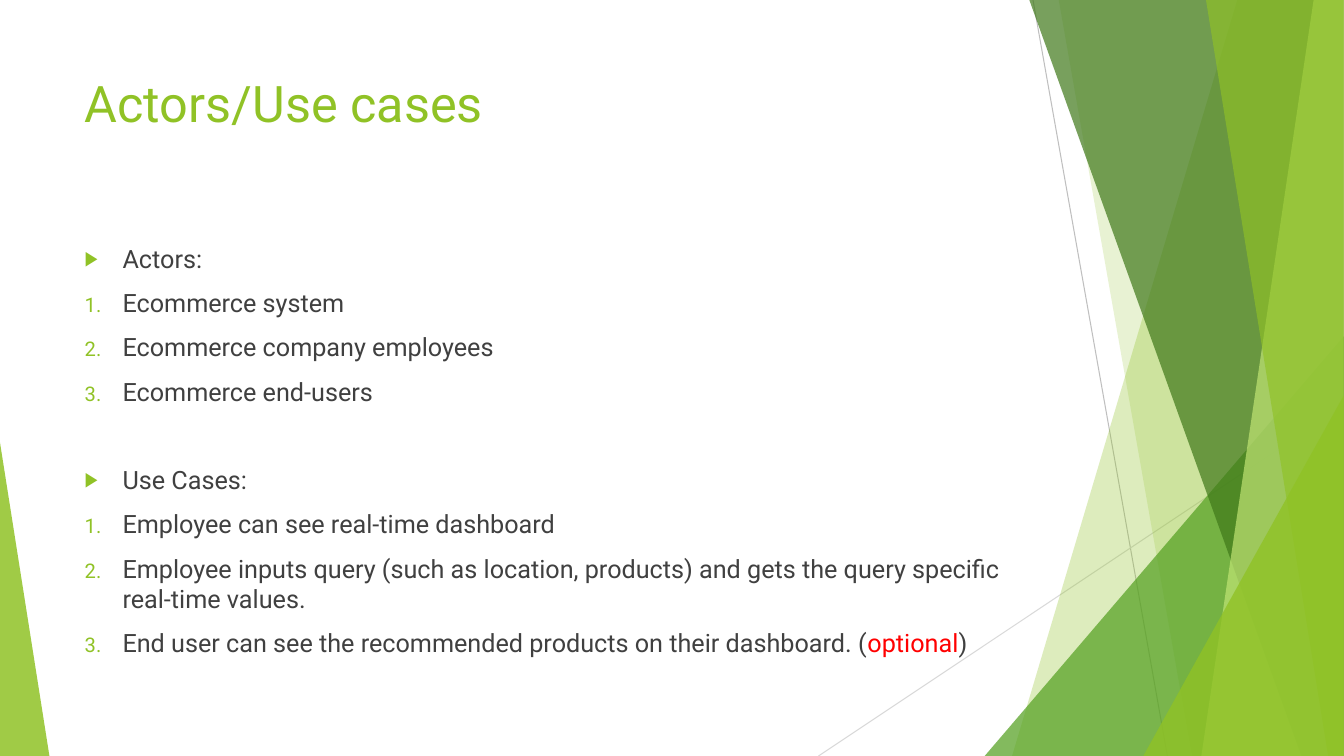
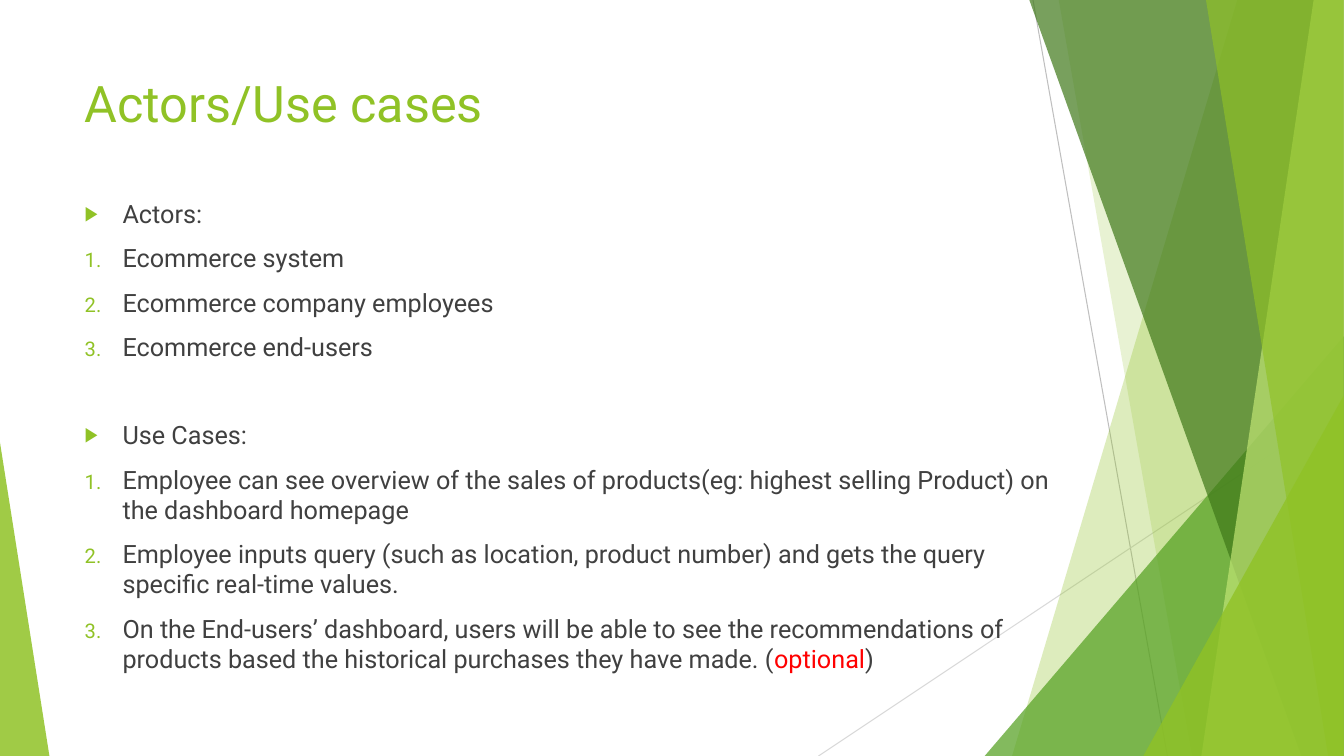
Before and after one commit to yingy4/CSYE7200_Scala_Project_Team4, a slide deck: slide 4 of PlanningPresentation.pptx. Drawn at 1344x756 pixels with LibreOffice and Linux fonts; fonts in the diff are those of the drawing. Boxes give left, top, right and bottom in pixels: in the first picture for what was removed or moved away, otherwise in the second. Text is boxed around its words. In the diff, an @@ line names an element or a change of style, - is before the commit and + after.

```diff
--- a/PlanningPresentation.pptx
+++ b/PlanningPresentation.pptx
@@ text "Actors:" moved from (x1=123, y1=250, x2=999, y2=658) to (x1=123, y1=205, x2=1048, y2=674) @@
@@ text at (x1=123, y1=469, x2=1048, y2=674): text changed @@
-1. Employee can see real-time dashboard
-2. Employee inputs query (such as location, products) and gets the query specific real-time values.
-3. End user can see the recommended products on their dashboard. (optional)
+1. Employee can see overview of the sales of products(eg: highest selling Product) on the dashboard homepage
+2. Employee inputs query (such as location, product number) and gets the query specific real-time values.
+3. On the End-users’ dashboard, users will be able to see the recommendations of products based the historical purchases they have made. (optional)
```
Also in this commit, not shown: 3 other slides changed.
